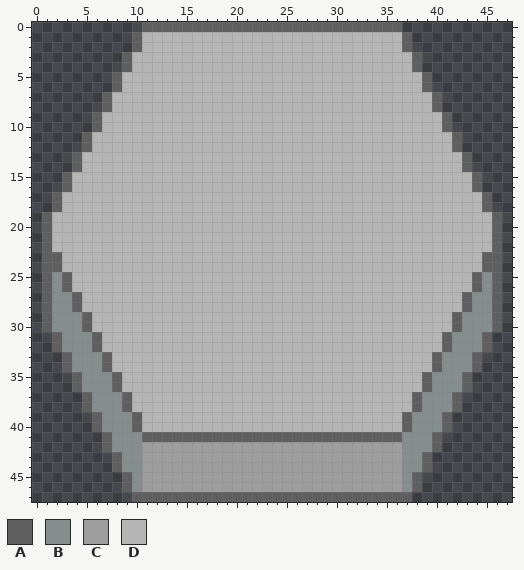
Two versions of one pixel-art sprite, android/assets/sprites/silverhex.png. The picture above is the old version.
The file is 48x48 pixels. Colours within 5 levels of each other are drawn and written as one.
Palette (. is transparent): A #5f5f5f  B #858d8d  C #9d9d9d  D #b5b5b5
Pixels before, first column x 1:
 0 ..........AAAAAAAAAAAAAAAAAAAAAAAAAA..........
 1 .........ADDDDDDDDDDDDDDDDDDDDDDDDDDA.........
 2 .........ADDDDDDDDDDDDDDDDDDDDDDDDDDA.........
 3 ........ADDDDDDDDDDDDDDDDDDDDDDDDDDDDA........
 4 ........ADDDDDDDDDDDDDDDDDDDDDDDDDDDDA........
 5 .......ADDDDDDDDDDDDDDDDDDDDDDDDDDDDDDA.......
 6 .......ADDDDDDDDDDDDDDDDDDDDDDDDDDDDDDA.......
 7 ......ADDDDDDDDDDDDDDDDDDDDDDDDDDDDDDDDA......
 8 ......ADDDDDDDDDDDDDDDDDDDDDDDDDDDDDDDDA......
 9 .....ADDDDDDDDDDDDDDDDDDDDDDDDDDDDDDDDDDA.....
10 .....ADDDDDDDDDDDDDDDDDDDDDDDDDDDDDDDDDDA.....
11 ....ADDDDDDDDDDDDDDDDDDDDDDDDDDDDDDDDDDDDA....
12 ....ADDDDDDDDDDDDDDDDDDDDDDDDDDDDDDDDDDDDA....
13 ...ADDDDDDDDDDDDDDDDDDDDDDDDDDDDDDDDDDDDDDA...
14 ...ADDDDDDDDDDDDDDDDDDDDDDDDDDDDDDDDDDDDDDA...
15 ..ADDDDDDDDDDDDDDDDDDDDDDDDDDDDDDDDDDDDDDDDA..
16 ..ADDDDDDDDDDDDDDDDDDDDDDDDDDDDDDDDDDDDDDDDA..
17 .ADDDDDDDDDDDDDDDDDDDDDDDDDDDDDDDDDDDDDDDDDDA.
18 .ADDDDDDDDDDDDDDDDDDDDDDDDDDDDDDDDDDDDDDDDDDA.
19 ADDDDDDDDDDDDDDDDDDDDDDDDDDDDDDDDDDDDDDDDDDDDA
20 ADDDDDDDDDDDDDDDDDDDDDDDDDDDDDDDDDDDDDDDDDDDDA
21 ADDDDDDDDDDDDDDDDDDDDDDDDDDDDDDDDDDDDDDDDDDDDA
22 ADDDDDDDDDDDDDDDDDDDDDDDDDDDDDDDDDDDDDDDDDDDDA
23 AADDDDDDDDDDDDDDDDDDDDDDDDDDDDDDDDDDDDDDDDDDAA
24 AADDDDDDDDDDDDDDDDDDDDDDDDDDDDDDDDDDDDDDDDDDAA
25 ABADDDDDDDDDDDDDDDDDDDDDDDDDDDDDDDDDDDDDDDDABA
26 ABADDDDDDDDDDDDDDDDDDDDDDDDDDDDDDDDDDDDDDDDABA
27 ABBADDDDDDDDDDDDDDDDDDDDDDDDDDDDDDDDDDDDDDABBA
28 ABBADDDDDDDDDDDDDDDDDDDDDDDDDDDDDDDDDDDDDDABBA
29 ABBBADDDDDDDDDDDDDDDDDDDDDDDDDDDDDDDDDDDDABBBA
30 ABBBADDDDDDDDDDDDDDDDDDDDDDDDDDDDDDDDDDDDABBBA
31 .ABBBADDDDDDDDDDDDDDDDDDDDDDDDDDDDDDDDDDABBBA.
32 .ABBBADDDDDDDDDDDDDDDDDDDDDDDDDDDDDDDDDDABBBA.
33 ..ABBBADDDDDDDDDDDDDDDDDDDDDDDDDDDDDDDDABBBA..
34 ..ABBBADDDDDDDDDDDDDDDDDDDDDDDDDDDDDDDDABBBA..
35 ...ABBBADDDDDDDDDDDDDDDDDDDDDDDDDDDDDDABBBA...
36 ...ABBBADDDDDDDDDDDDDDDDDDDDDDDDDDDDDDABBBA...
37 ....ABBBADDDDDDDDDDDDDDDDDDDDDDDDDDDDABBBA....
38 ....ABBBADDDDDDDDDDDDDDDDDDDDDDDDDDDDABBBA....
39 .....ABBBADDDDDDDDDDDDDDDDDDDDDDDDDDABBBA.....
40 .....ABBBADDDDDDDDDDDDDDDDDDDDDDDDDDABBBA.....
41 ......ABBBAAAAAAAAAAAAAAAAAAAAAAAAAABBBA......
42 ......ABBBCCCCCCCCCCCCCCCCCCCCCCCCCCBBBA......
43 .......ABBCCCCCCCCCCCCCCCCCCCCCCCCCCBBA.......
44 .......ABBCCCCCCCCCCCCCCCCCCCCCCCCCCBBA.......
45 ........ABCCCCCCCCCCCCCCCCCCCCCCCCCCBA........
46 ........ABCCCCCCCCCCCCCCCCCCCCCCCCCCBA........
47 .........AAAAAAAAAAAAAAAAAAAAAAAAAAAA.........
After:
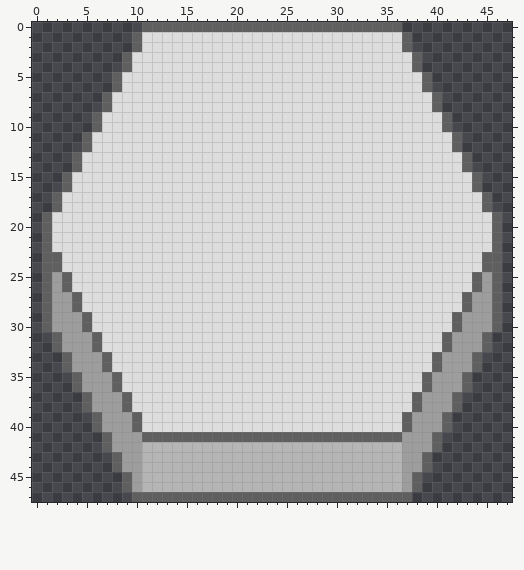
Diff:
Colour B changes from #858d8d to #9d9d9d.
Colour C changes from #9d9d9d to #b5b5b5.
Colour D changes from #b5b5b5 to #dddddd.
Changed places in both pictures, as pixel boxes (x1, y1, x2, y2):
changed: (52, 32, 492, 492)
